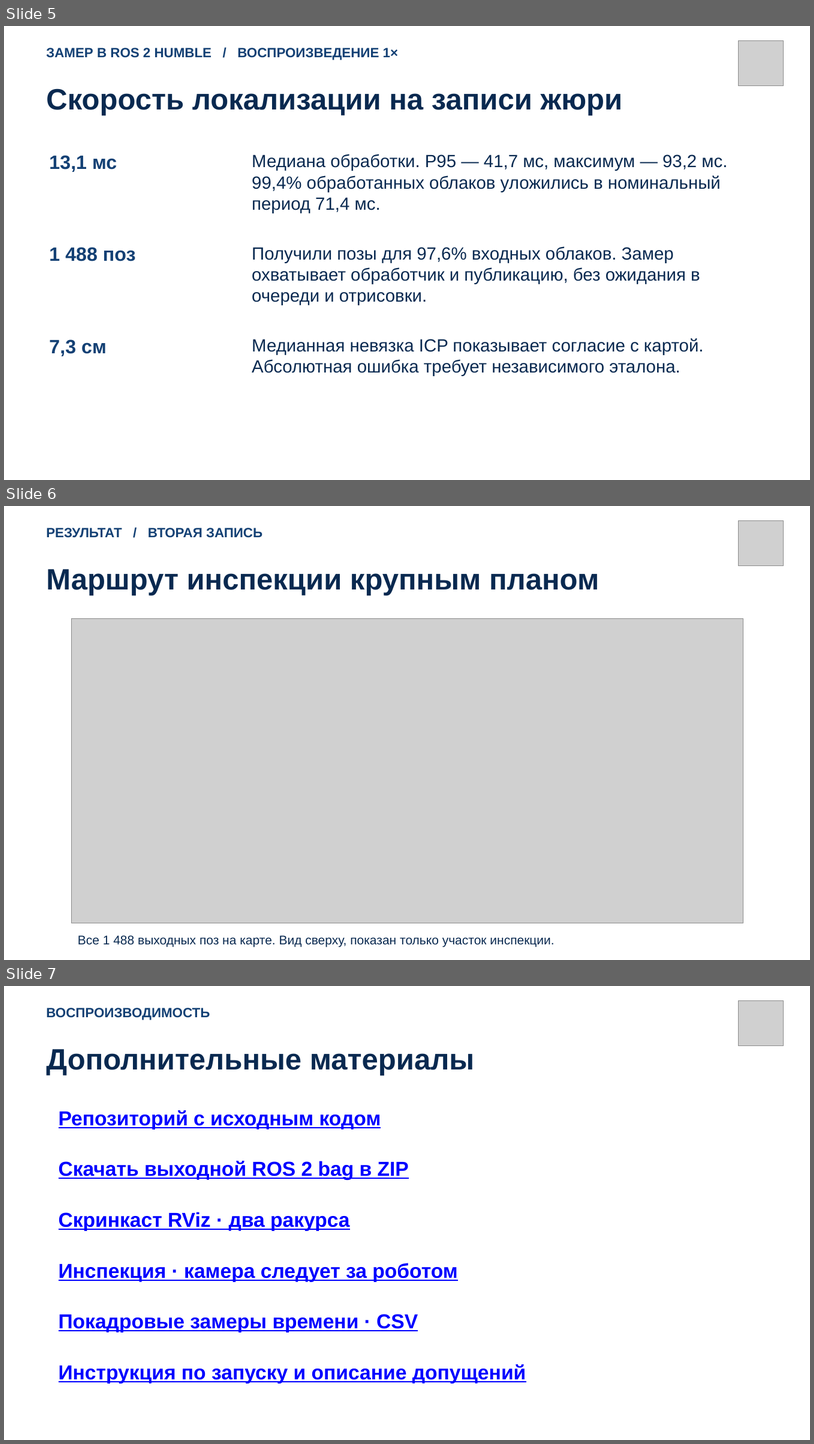
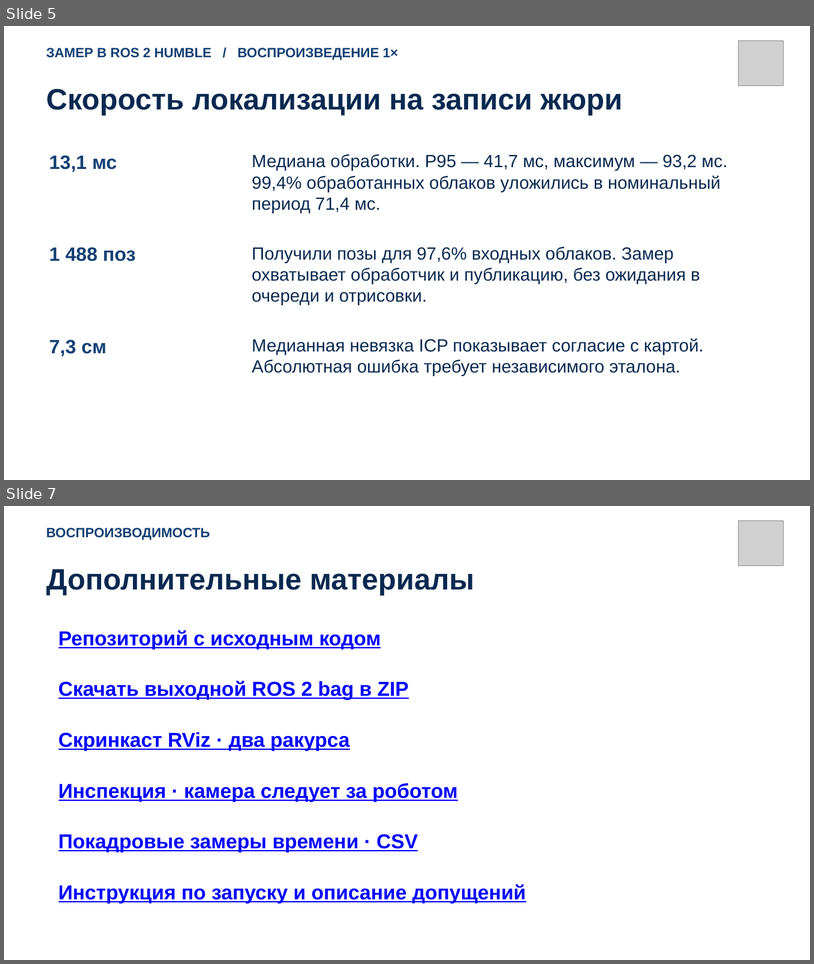
Before and after one commit to draizyyy/DogSLAM, a slide deck: DogSLAM-final.pptx. Shown one above the other, each under a label of ours: slides 5, 6 and 7 before the commit, slides 5 and 7 after it; the slides between them are not shown. The pictures are 814x1444 and 814x964 pixels, drawn with LibreOffice and Linux fonts; fonts in the diff are those of the drawing; grey boxes stand for pictures. Boxes give left, top, right and bottom in pixels: in the first picture for what was removed or moved away, otherwise in the second. Text is boxed around its words. In the diff, an @@ line names an element or a change of style, - is before the commit and + after.

```diff
--- a/DogSLAM-final.pptx
+++ b/DogSLAM-final.pptx
@@ slide 6 removed at (4,506,810,960), background #FFFFFF @@
@@ picture removed at (738,520,784,566) @@
@@ text removed at (46,528,263,538) @@
-РЕЗУЛЬТАТ / ВТОРАЯ ЗАПИСЬ
@@ text removed at (46,569,599,595) @@
-Маршрут инспекции крупным планом
@@ picture removed at (72,619,743,923) @@
@@ text removed at (78,935,554,947) @@
-Все 1 488 выходных поз на карте. Вид сверху, показан только участок инспекции.
```
Also in this commit, not shown: 1 slide changed, 1 slide added, 1 other file.
